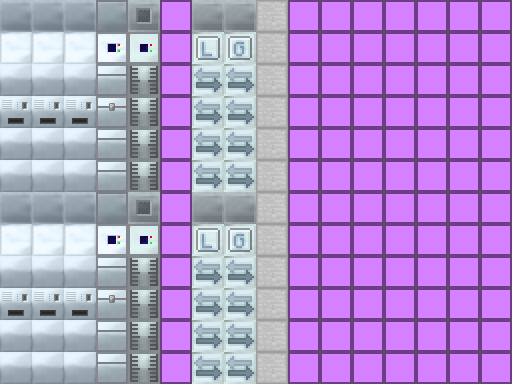
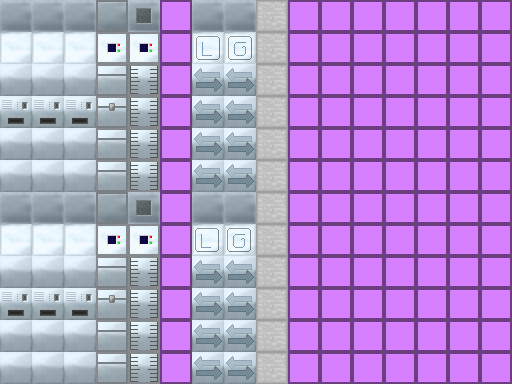
Layers edited between the first and the second 512px x 384px image:
showed "overlay2", painted on it over 128, 66, 160, 382
showed "overlay", painted on it over 130, 8, 256, 382
painted on "block_personal.png" over 128, 0, 256, 384
